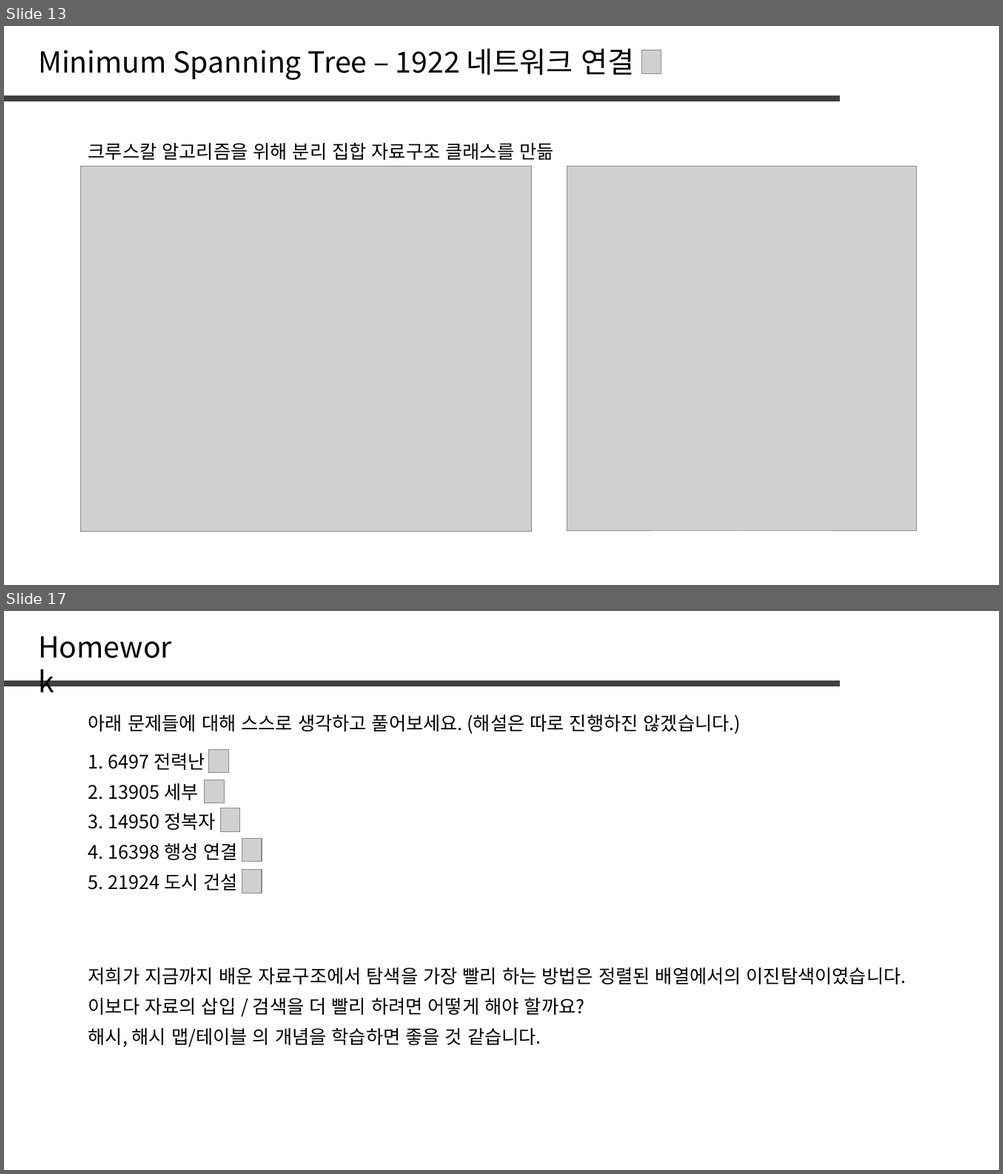
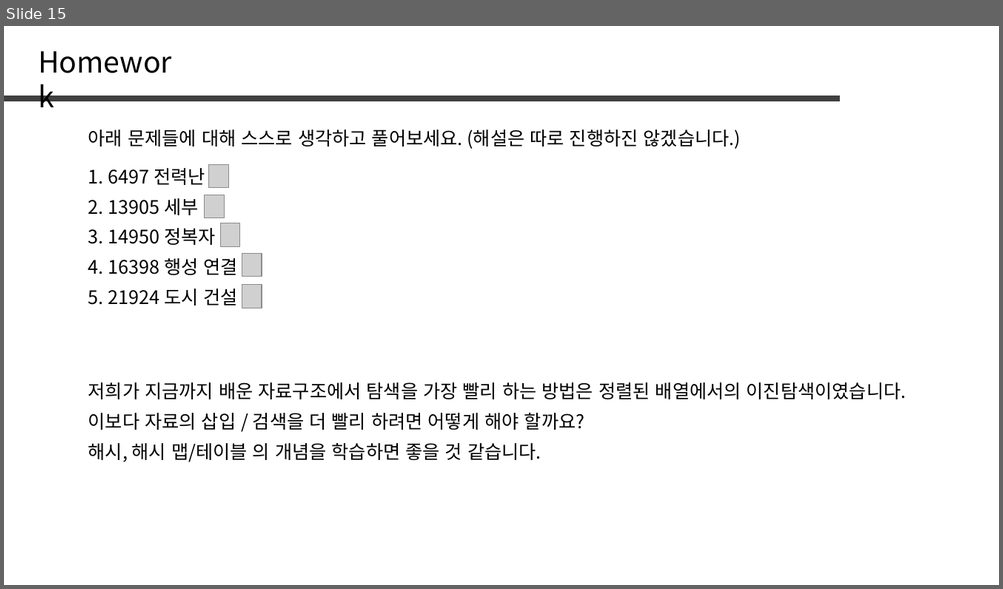
Before and after one commit to jaehoo1/PS-study, a slide deck: study/15_Hash Set, Hash Map.pptx. Shown one above the other, each under a label of ours: slides 13 and 17 before the commit, slide 15 after it; the slides between them are not shown. The pictures are 1003x1174 and 1003x589 pixels, drawn with LibreOffice and Linux fonts; fonts in the diff are those of the drawing; grey boxes stand for pictures. Boxes give left, top, right and bottom in pixels: in the first picture for what was removed or moved away, otherwise in the second. Text is boxed around its words. In the diff, an @@ line names an element or a change of style, - is before the commit and + after.

```diff
--- a/study/15_Hash Set, Hash Map.pptx
+++ b/study/15_Hash Set, Hash Map.pptx
@@ slide 13 removed at (4, 26, 999, 585), background #FFFFFF @@
@@ text removed at (38, 48, 634, 80) @@
-Minimum Spanning Tree – 1922 네트워크 연결
@@ picture removed at (642, 50, 661, 73) @@
@@ line removed from (4, 99) to (839, 99) @@
@@ text removed at (88, 143, 553, 160) @@
-크루스칼 알고리즘을 위해 분리 집합 자료구조 클래스를 만듦
@@ picture removed at (81, 167, 532, 532) @@
@@ picture removed at (567, 167, 916, 531) @@
@@ what was slide 17 is now slide 15 @@
```
Also in this commit, not shown: 5 slides added, 6 other slides removed.
